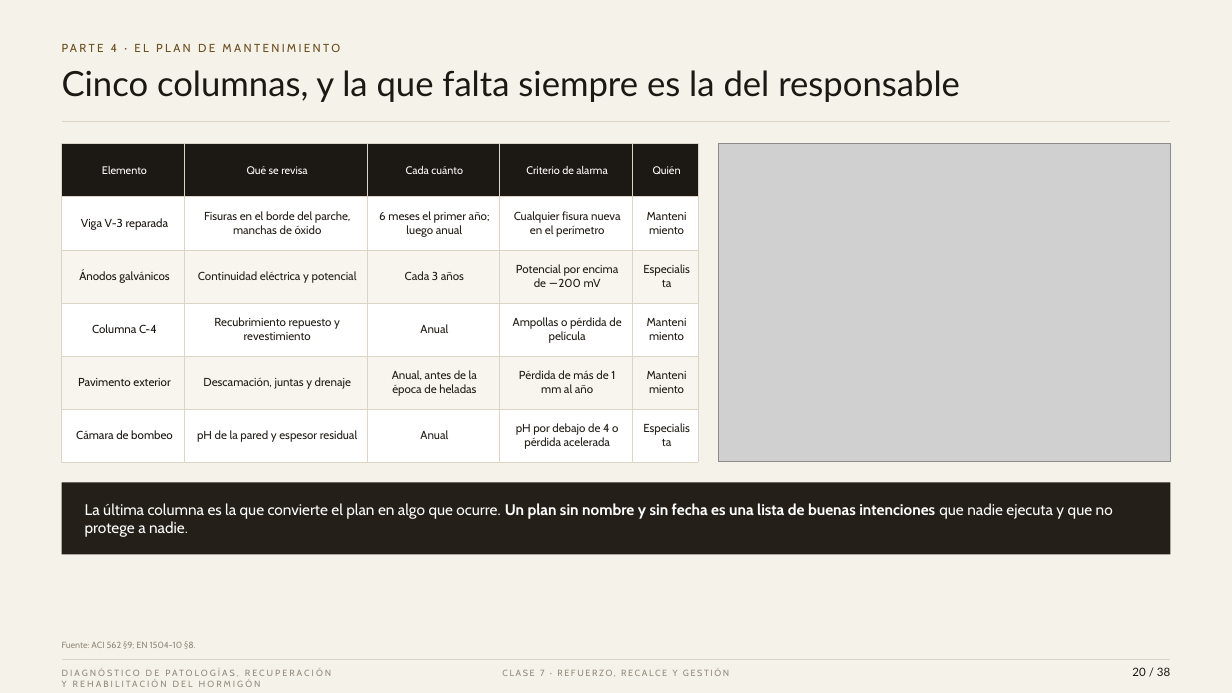
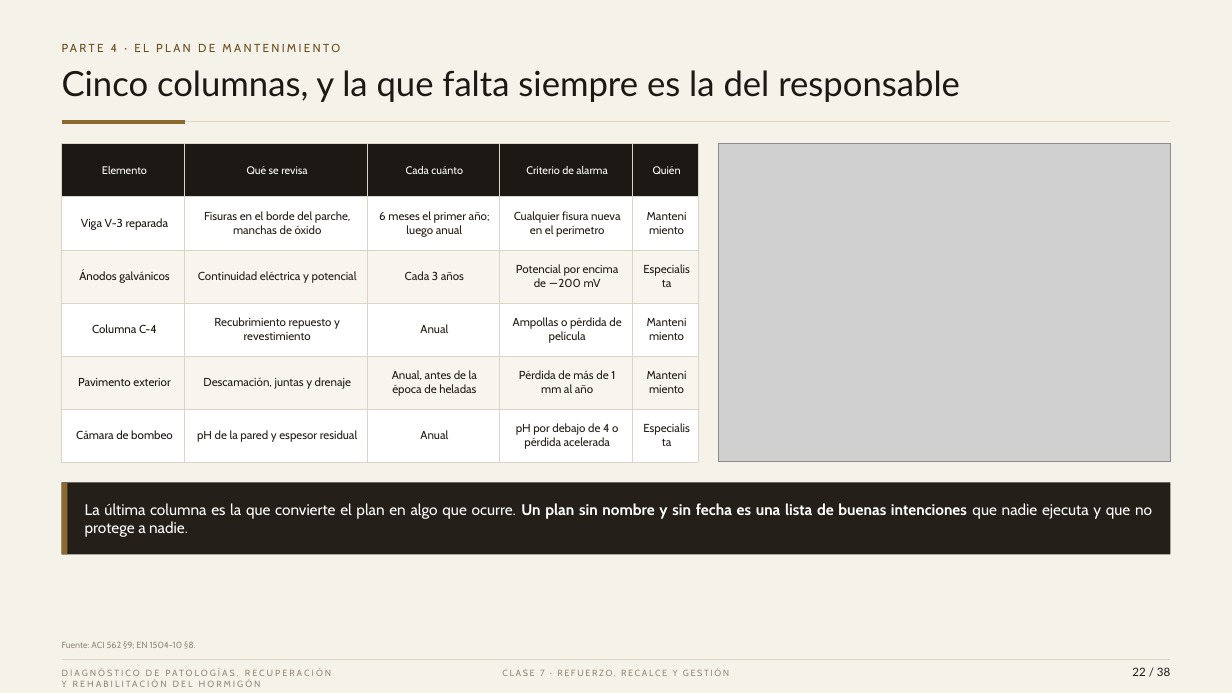
Before and after one commit to kevinyerkovc-cmd/Yerko, a slide deck: slide 22 of PH_Clase_7_Refuerzo_recalce_y_gestion.pptx (slide 20 before the commit). Drawn at 1232x693 pixels with LibreOffice and Linux fonts; fonts in the diff are those of the drawing; grey boxes stand for pictures. Boxes give left, top, right and bottom in pixels: in the first picture for what was removed or moved away, otherwise in the second. Text is boxed around its words. In the diff, an @@ line names an element or a change of style, - is before the commit and + after.

```diff
--- a/PH_Clase_7_Refuerzo_recalce_y_gestion.pptx
+++ b/PH_Clase_7_Refuerzo_recalce_y_gestion.pptx
@@ line added from (62, 122) to (185, 122), #8A6A2F 2.5 pt @@
@@ rectangle added at (62, 482, 67, 555), fill #8A6A2F @@
@@ text "La última columna es la ..." at (85, 503, 1152, 537): alignment left to justified @@
@@ text at (1132, 667, 1170, 676): text changed @@
-20 / 38
+22 / 38
```
Also in this commit, not shown: 34 other slides changed, 3 slides added, 3 slides removed, 2 other files.
